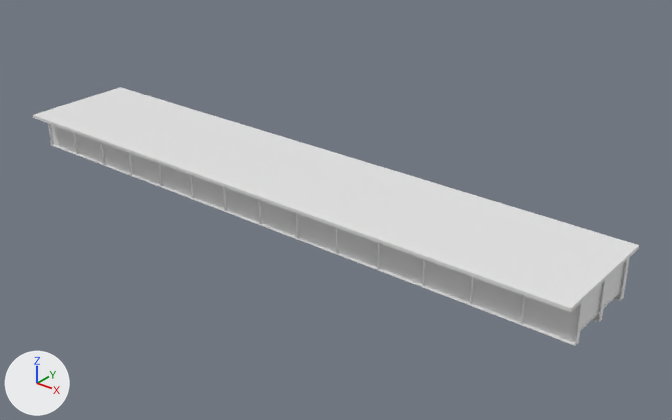
Two versions of the OBJ model IFC/Steel/Mumbai/Sup_Str/M_45_2L_NF_S/model.obj, one commit apart.
One viewpoint serves both versions: a 50 mm lens placed at (60.7, -42.8, 26.3), pointed at (25.4, 1.3, -1.0). Arrows for +X, +Y and +Z are at lower left; the lights stay in place. The older version comes first. Where no turn or scale is listed for an object, it has been applied to the vertices. Vertices at exactly the same position are counted once.

Before the edit, the objects in view are built like this:
```python
me_model = bpy.data.meshes.new('model')
me_model.from_pydata(...)  # 2024 vertices, 3476 faces; spans x 0.0..45.0, y -4.3..4.3, z -1.4..1.6
ob_model = bpy.data.objects.new('model', me_model)
ob_model.location = (0.0, 0.0, 0.0)
```
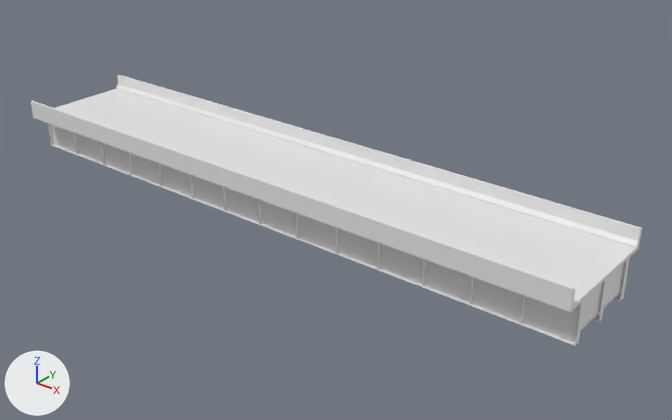
Location of each change, [x1, y1, x2, y2] in pixels of the pictures (672 x 420 px):
'model', reshaped
    before: [33, 87, 639, 346]
    after: [31, 75, 642, 346]
part 1 of me_model, added
    after: [31, 75, 642, 308]

The edits, one by one:
me_model is used by ob_model.
me_model had 2024 vertices, 3476 faces and spanned x 0.0..45.0, y -4.3..4.3, z -1.4..1.6.
me_model now has 2052 vertices, 3520 faces and spans x 0.0..45.0, y -4.3..4.3, z -1.4..2.7.
Part 1, on me_model:
16 vertices are added at x 0.0..45.0, y -4.3..4.3, z 1.6..2.7.
12 new vertices lie (45.0, 0.0, 0.0) away from vertices in x 0.0, y -4.1..4.1, z 1.6..2.7.
44 new faces join them.
